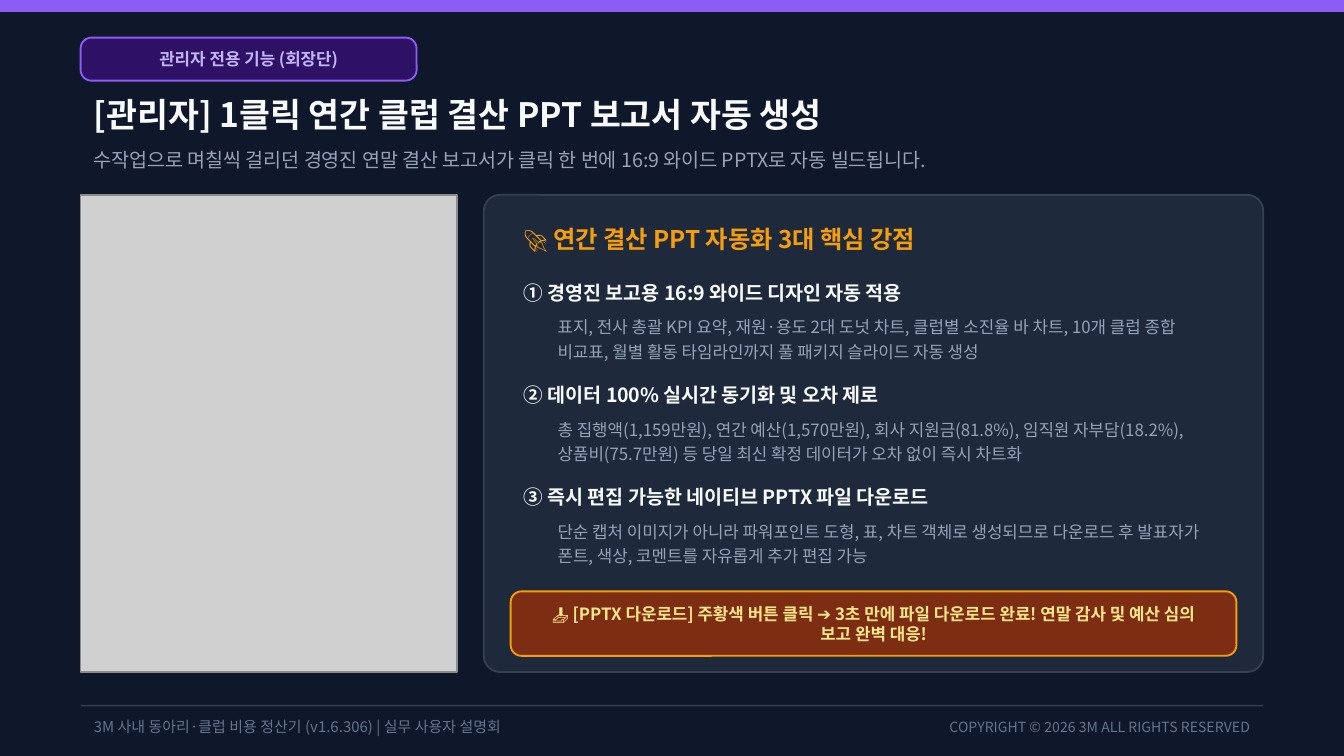
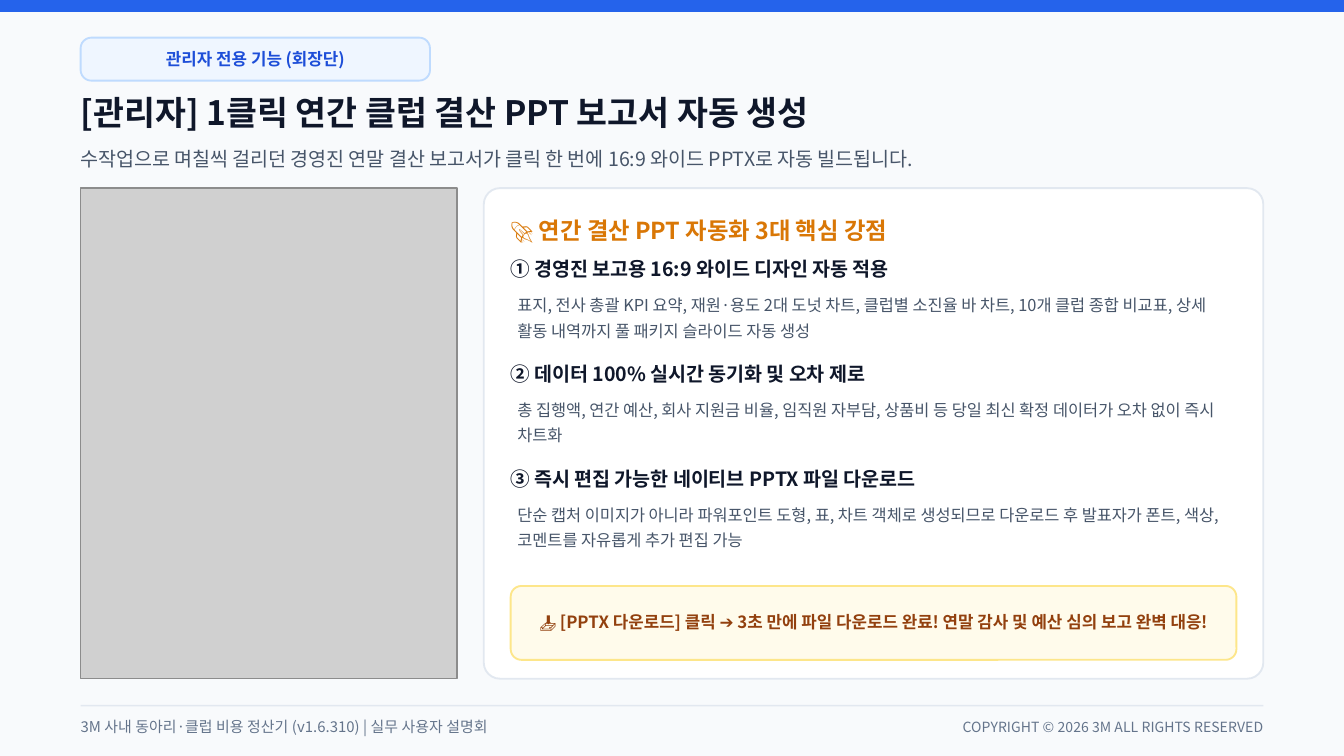
Before and after one commit to gochujangs33-dot/Club-expense, a slide deck: slide 11 of 3M_사내_클럽_비용_정산_시스템_사용_설명회.pptx. Drawn at 1344x756 pixels with LibreOffice and Linux fonts; fonts in the diff are those of the drawing; grey boxes stand for pictures. Boxes give left, top, right and bottom in pixels: in the first picture for what was removed or moved away, otherwise in the second. Text is boxed around its words. In the diff, an @@ line names an element or a change of style, - is before the commit and + after.

Commit message:
v1.6.311: 발표용 설명회 PPT 라이트 테마 전면 개편(줄간격/여백 최적화) 및 결산 보고서 소진율 퍼센트 줄바꿈 방지

```diff
--- a/3M_사내_클럽_비용_정산_시스템_사용_설명회.pptx
+++ b/3M_사내_클럽_비용_정산_시스템_사용_설명회.pptx
@@ rectangle at (0, 0, 1344, 755): fill #0F172A to #F8FAFC; outline #0F172A 1 pt to #F8FAFC 1 pt @@
@@ rectangle at (0, 0, 1344, 11): fill #8B5CF6 to #2563EB; outline #8B5CF6 1 pt to #2563EB 1 pt @@
@@ text "관리자 전용 기능 (회장단)" at (166, 51, 345, 69): text colour #C4B5FD to #1D4ED8 @@
@@ rounded rectangle: place and size @@
-rounded rectangle at (81, 38, 417, 81)
+rounded rectangle at (81, 38, 430, 81)
@@ rounded rectangle at (81, 38, 430, 81): fill #2E1065 to #EFF6FF; outline #8B5CF6 1 pt to #BFDBFE 1 pt @@
@@ text "수작업으로 며칠씩 걸리던 경영진 연말 ..." at (81, 149, 913, 168): text colour #94A3B8 to #475569 @@
@@ picture: place and size @@
-picture at (81, 195, 457, 672)
+picture at (81, 188, 457, 679)
@@ rounded rectangle: place and size @@
-rounded rectangle at (484, 195, 1263, 672)
+rounded rectangle at (484, 188, 1263, 679)
@@ rounded rectangle at (484, 188, 1263, 679): fill #1E293B to #FFFFFF; outline #334155 1 pt to #E2E8F0 1 pt; proportions changed @@
@@ text "🚀 연간 결산 PPT 자동화 ...": place and size @@
-text "🚀 연간 결산 PPT 자동화 ..." at (553, 227, 915, 250)
+text "🚀 연간 결산 PPT 자동화 ..." at (539, 219, 887, 241)
@@ text "🚀 연간 결산 PPT 자동화 ..." at (539, 219, 887, 241): size 13 to 12.5 pt, text colour #F59E0B to #D97706 @@
@@ text colour #F8FAFC to #0F172A in 4 elements at (81, 96, 809, 131), (511, 469, 916, 488), (511, 364, 865, 383), (511, 259, 889, 278) @@
@@ text "① 경영진 보고용 16:9 와이드 ...": place and size @@
-text "① 경영진 보고용 16:9 와이드 ..." at (524, 283, 902, 302)
+text "① 경영진 보고용 16:9 와이드 ..." at (511, 259, 889, 278)
@@ text at (517, 297, 1206, 339): text changed; size 9 to 8.8 pt; text colour #94A3B8 to #475569 @@
-표지, 전사 총괄 KPI 요약, 재원·용도 2대 도넛 차트, 클럽별 소진율 바 차트, 10개 클럽 종합 비교표, 월별 활동 타임라인까지 풀 패키지 슬라이드 자동 생성
+표지, 전사 총괄 KPI 요약, 재원·용도 2대 도넛 차트, 클럽별 소진율 바 차트, 10개 클럽 종합 비교표, 상세 활동 내역까지 풀 패키지 슬라이드 자동 생성
@@ text "② 데이터 100% 실시간 동기화 ...": place and size @@
-text "② 데이터 100% 실시간 동기화 ..." at (524, 385, 878, 404)
+text "② 데이터 100% 실시간 동기화 ..." at (511, 364, 865, 383)
@@ text at (517, 402, 1214, 443): text changed; size 9 to 8.8 pt; text colour #94A3B8 to #475569 @@
-총 집행액(1,159만원), 연간 예산(1,570만원), 회사 지원금(81.8%), 임직원 자부담(18.2%), 상품비(75.7만원) 등 당일 최신 확정 데이터가 오차 없이 즉시 차트화
+총 집행액, 연간 예산, 회사 지원금 비율, 임직원 자부담, 상품비 등 당일 최신 확정 데이터가 오차 없이 즉시 차트화
@@ text "③ 즉시 편집 가능한 네이티브 ...": place and size @@
-text "③ 즉시 편집 가능한 네이티브 ..." at (524, 487, 929, 506)
+text "③ 즉시 편집 가능한 네이티브 ..." at (511, 469, 916, 488)
@@ text "단순 캡처 이미지가 아니라 파워포인트 ...": place and size @@
-text "단순 캡처 이미지가 아니라 파워포인트 ..." at (558, 524, 1199, 565)
+text "단순 캡처 이미지가 아니라 파워포인트 ..." at (517, 507, 1219, 548)
@@ text "단순 캡처 이미지가 아니라 파워포인트 ..." at (517, 507, 1219, 548): size 9 to 8.8 pt, text colour #94A3B8 to #475569; line spacing 13pt to 13.5pt @@
@@ rounded rectangle: place and size @@
-rounded rectangle at (511, 591, 1236, 656)
+rounded rectangle at (511, 586, 1236, 660)
@@ rounded rectangle at (511, 586, 1236, 660): fill #7C2D12 to #FFFBEB; outline #F59E0B 1 pt to #FDE68A 1 pt; proportions changed @@
@@ text at (560, 614, 1208, 631): text changed; text colour #FDE68A to #92400E @@
-📥 [PPTX 다운로드] 주황색 버튼 클릭 ➔ 3초 만에 파일 다운로드 완료! 연말 감사 및 예산 심의 보고 완벽 대응!
+📥 [PPTX 다운로드] 클릭 ➔ 3초 만에 파일 다운로드 완료! 연말 감사 및 예산 심의 보고 완벽 대응!
@@ text at (81, 719, 487, 735): text changed @@
-3M 사내 동아리·클럽 비용 정산기 (v1.6.306) | 실무 사용자 설명회
+3M 사내 동아리·클럽 비용 정산기 (v1.6.310) | 실무 사용자 설명회
@@ line (81, 706) - (1263, 706): stroke #334155 0.8 pt to #E2E8F0 0.8 pt @@
@@ text "COPYRIGHT © 2026 3M ALL ...": place and size @@
-text "COPYRIGHT © 2026 3M ALL ..." at (949, 722, 1250, 732)
+text "COPYRIGHT © 2026 3M ALL ..." at (963, 721, 1263, 732)
```
Also in this commit, not shown: 11 other slides changed, 17 other files.
